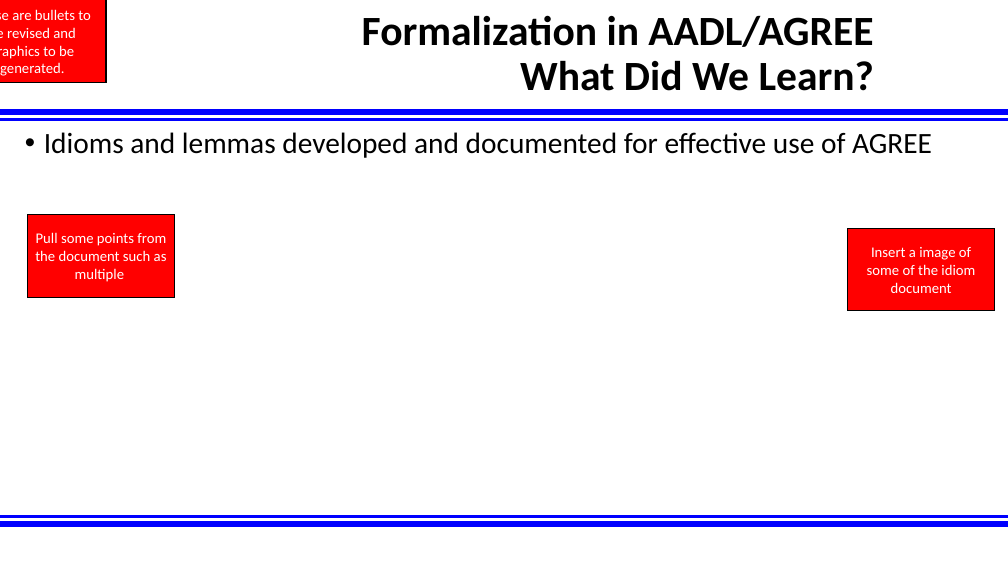
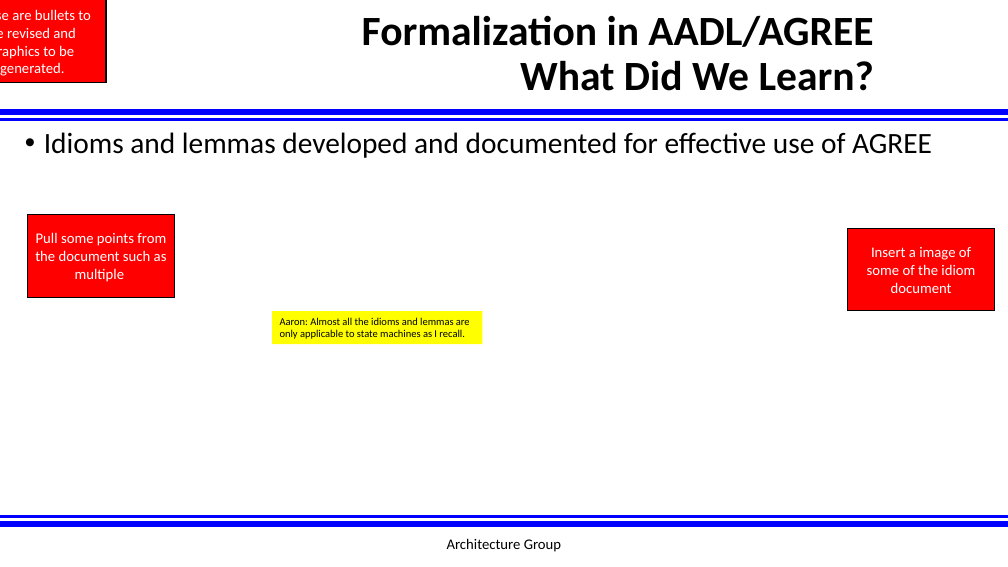
Before and after one commit to afrl-rq/OpenUxAS-SoI, a slide deck: slide 13 of presentations/S5_SoI_Architecture_Group.pptx. Drawn at 1008x567 pixels with LibreOffice and Linux fonts; fonts in the diff are those of the drawing; background and template pictures are left out. Boxes give left, top, right and bottom in pixels: in the first picture for what was removed or moved away, otherwise in the second. Text is boxed around its words. In the diff, an @@ line names an element or a change of style, - is before the commit and + after.

```diff
--- a/presentations/S5_SoI_Architecture_Group.pptx
+++ b/presentations/S5_SoI_Architecture_Group.pptx
@@ rectangle added at (272,311,482,344), fill #FFFF00, 10 pt, text #000000 @@
+Aaron: Almost all the idioms and lemmas are only applicable to state machines as I recall.
@@ text added at (447,538,561,552), 14 pt, text #000000 @@
+Architecture Group
```
Also in this commit, not shown: 12 other slides changed, 10 slides added, 11 slides removed.
